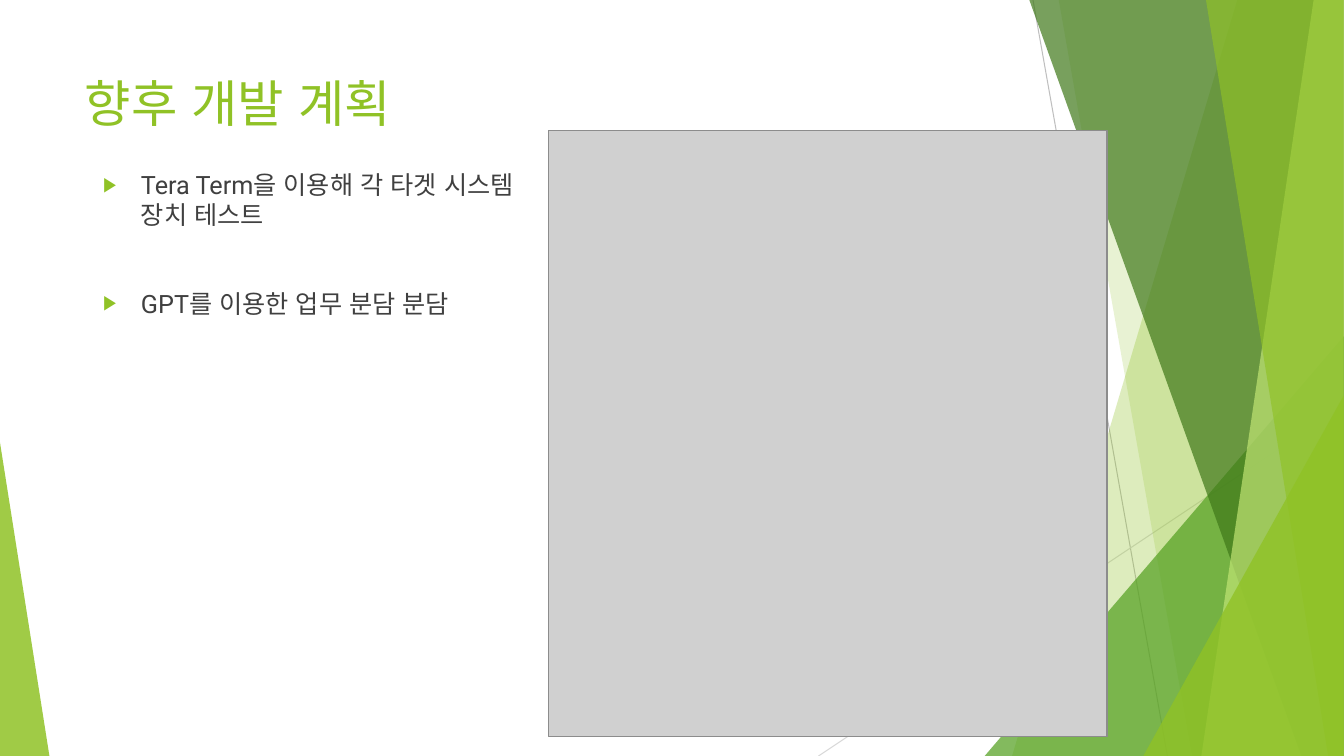
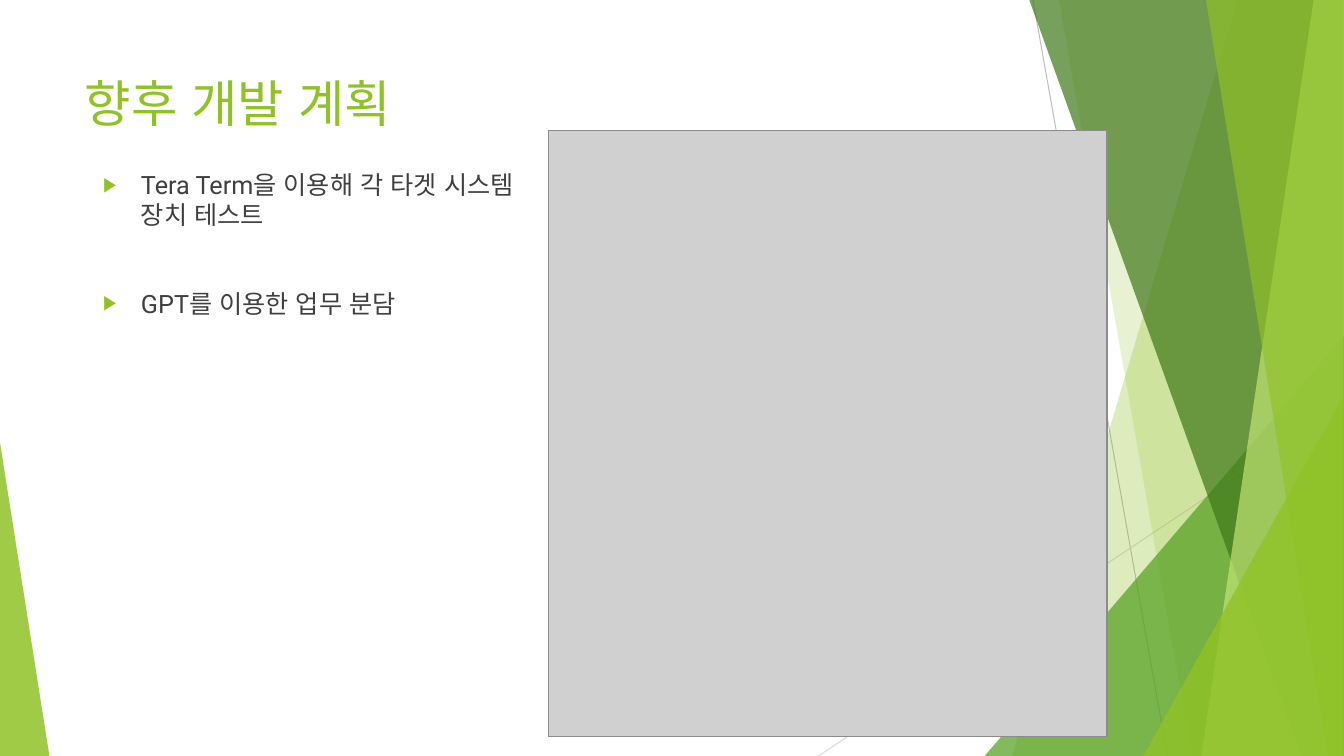
Before and after one commit to meohyun1/IoT_Proj, a slide deck: slide 9 of doc/IoT_3차발표.pptx. Drawn at 1344x756 pixels with LibreOffice and Linux fonts; fonts in the diff are those of the drawing; grey boxes stand for pictures. Boxes give left, top, right and bottom in pixels: in the first picture for what was removed or moved away, otherwise in the second. Text is boxed around its words. In the diff, an @@ line names an element or a change of style, - is before the commit and + after.

```diff
--- a/doc/IoT_3차발표.pptx
+++ b/doc/IoT_3차발표.pptx
@@ text at box(141, 292, 395, 315): text changed @@
-▶ GPT를 이용한 업무 분담 분담
+▶ GPT를 이용한 업무 분담
```
Also in this commit, not shown: 1 other slide changed.
